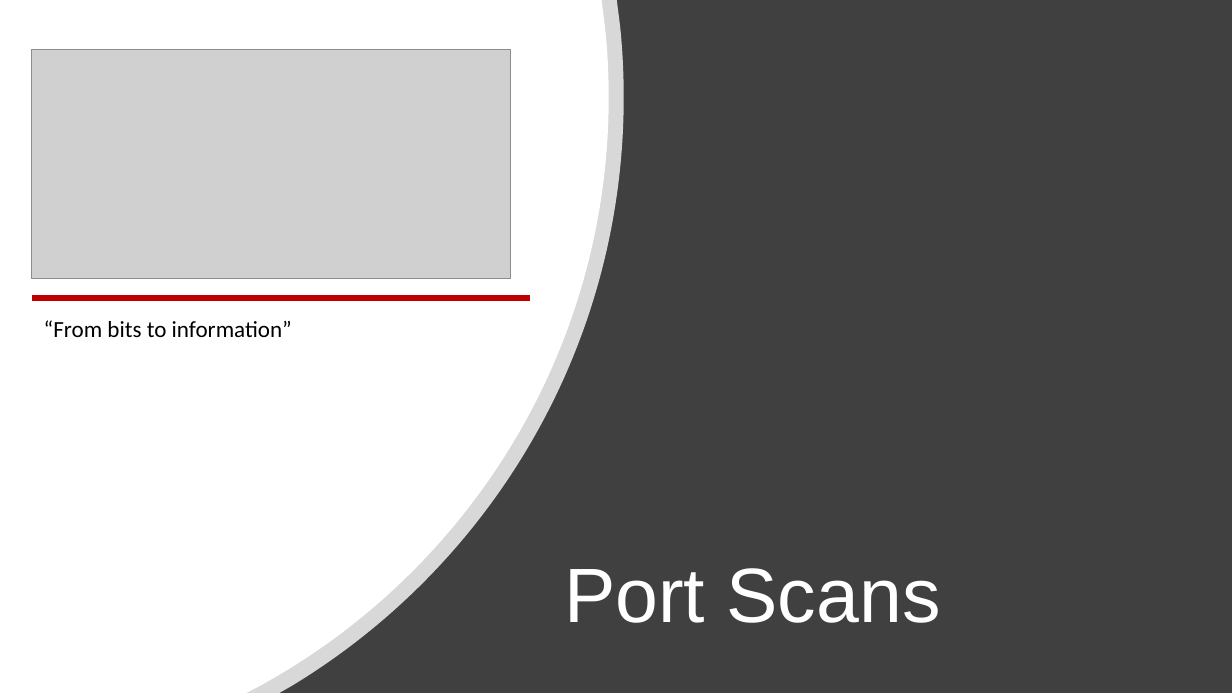
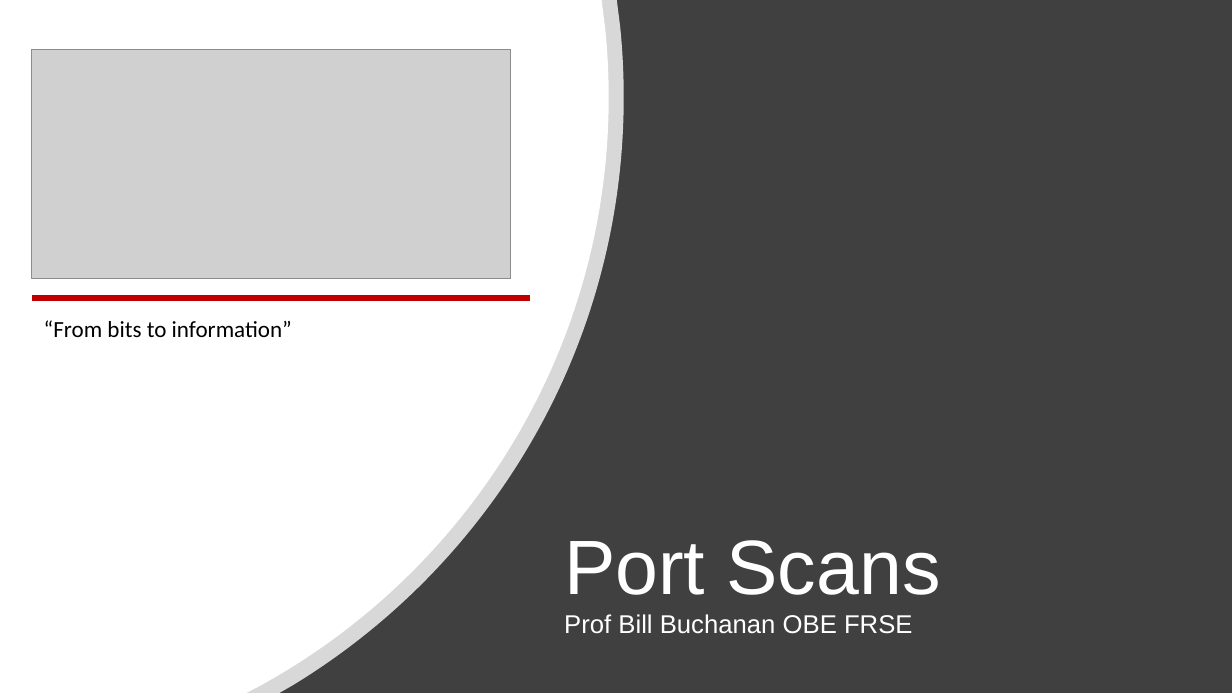
Before and after one commit to billbuchanan/csn09112, a slide deck: slide 22 of week08_network_forensics/lecture/unit10_networks.pptx (slide 21 before the commit). Drawn at 1232x693 pixels with LibreOffice and Linux fonts; fonts in the diff are those of the drawing; grey boxes stand for pictures. Boxes give left, top, right and bottom in pixels: in the first picture for what was removed or moved away, otherwise in the second. Text is boxed around its words. In the diff, an @@ line names an element or a change of style, - is before the commit and + after.

```diff
--- a/week08_network_forensics/lecture/unit10_networks.pptx
+++ b/week08_network_forensics/lecture/unit10_networks.pptx
@@ title at [564, 540, 941, 634]: text changed; size 60 to 20 pt @@
-Port Scans
+Port Scans
+Prof Bill Buchanan OBE FRSE
```
Also in this commit, not shown: 11 other slides changed, 1 slide added, 2 other files.
